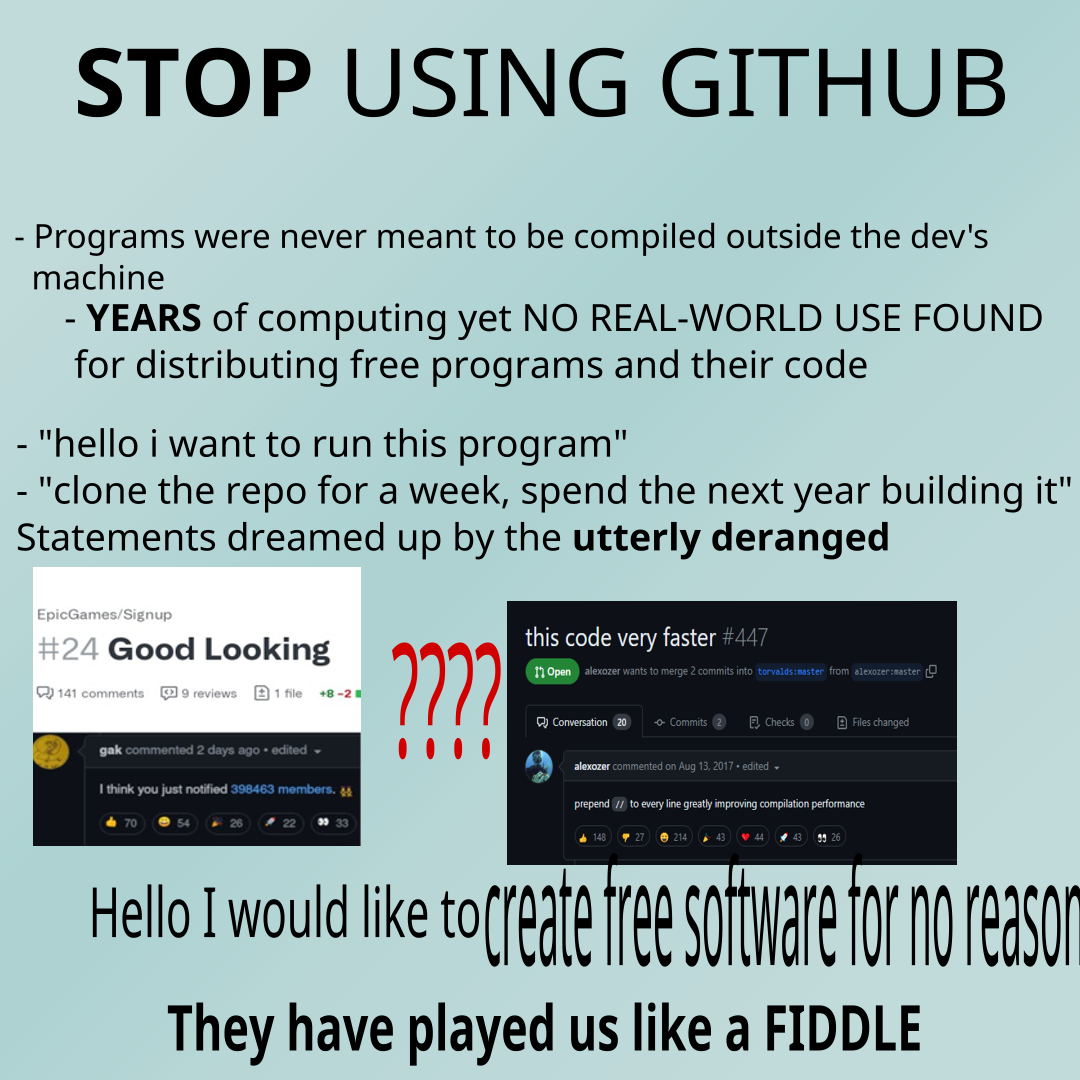
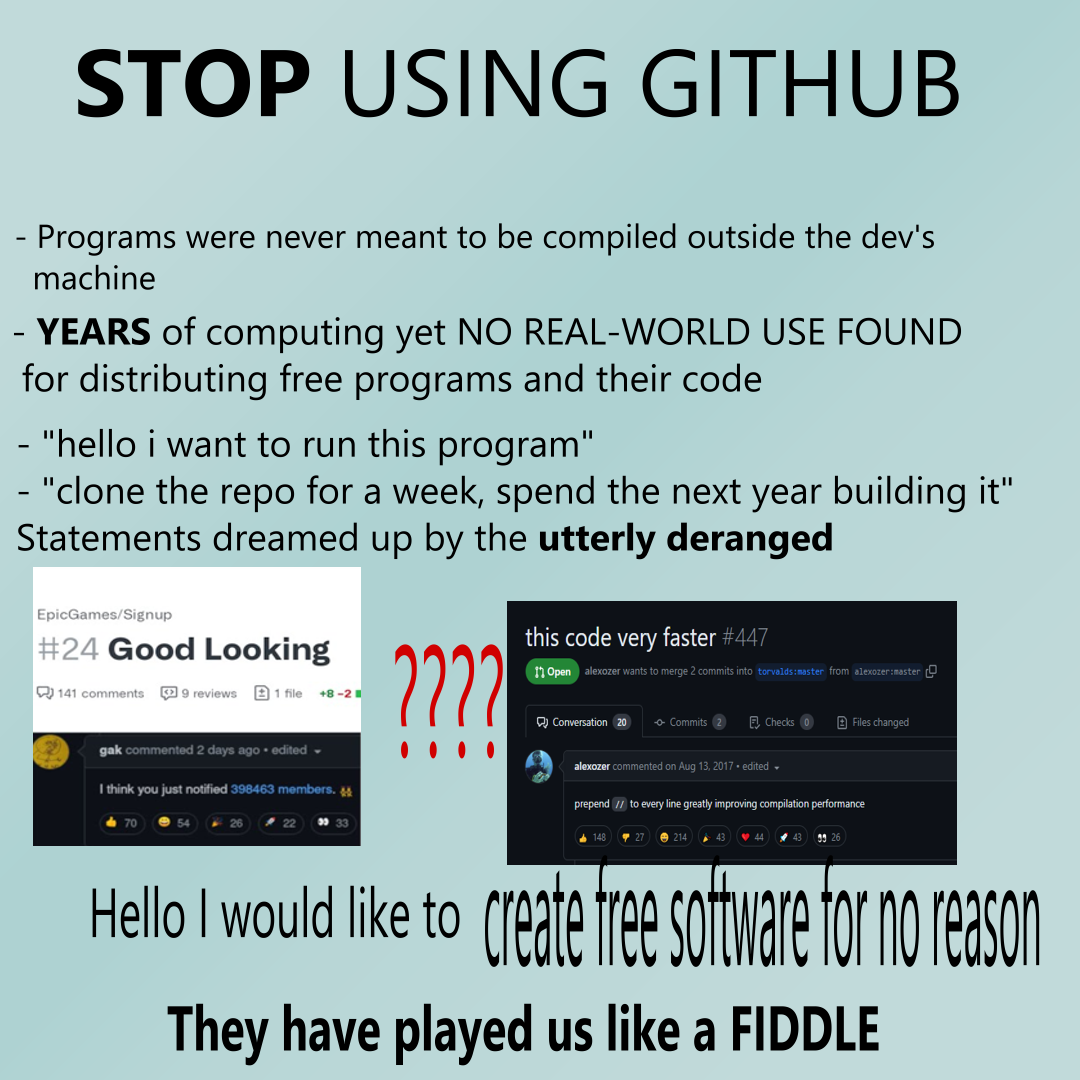
Layered file, before and after one edit (1080x1080). Changes by layer:
painted on "Paint Layer 9" over [13, 47, 1080, 1066]
